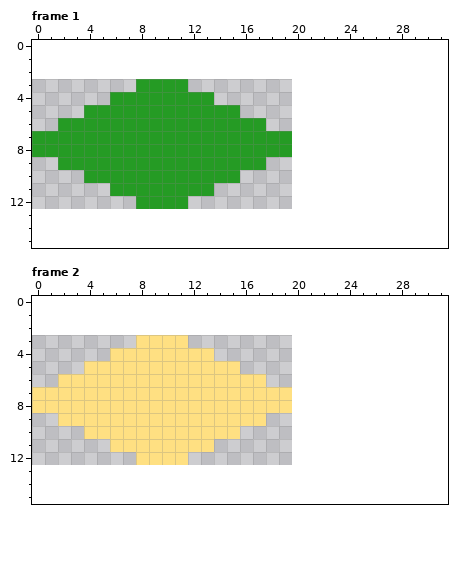
Edited in one commit: pixel-art file (res/img/tile1.aseprite). Above, as it was before the edit.
20x10 pixels, 2 frames. Shown: frame 1, frame 2. The old version is drawn lined up with the new one, on the new canvas.
After:
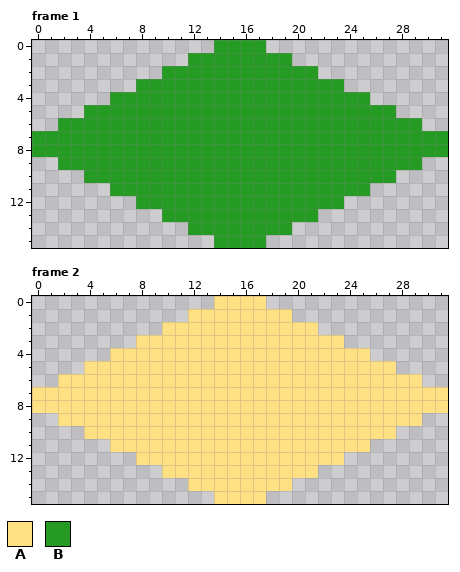
Palette (. is transparent): A #ffe082  B #259b24
Changes in this commit:
canvas 20x10 -> 32x16, the old top-left corner now at 0,3
Changed rows in their new state; - is an unchanged pixel.
Frame 1:
first column x 10:
 0 ----BBBB--------------
 1 --BBBBBBBB------------
 2 BBBBBBBBBBBB----------
 3 --BBBBBBBBBBBB--------
 4 ----BBBBBBBBBBBB------
 5 ------BBBBBBBBBBBB----
 6 --------BBBBBBBBBBBB--
 7 ----------BBBBBBBBBBBB
 8 ----------BBBBBBBBBBBB
 9 --------BBBBBBBBBBBB--
10 ------BBBBBBBBBBBB----
11 ----BBBBBBBBBBBB------
12 --BBBBBBBBBBBB--------
13 BBBBBBBBBBBB----------
14 --BBBBBBBB------------
15 ----BBBB--------------
Frame 2:
first column x 10:
 0 ----AAAA--------------
 1 --AAAAAAAA------------
 2 AAAAAAAAAAAA----------
 3 --AAAAAAAAAAAA--------
 4 ----AAAAAAAAAAAA------
 5 ------AAAAAAAAAAAA----
 6 --------AAAAAAAAAAAA--
 7 ----------AAAAAAAAAAAA
 8 ----------AAAAAAAAAAAA
 9 --------AAAAAAAAAAAA--
10 ------AAAAAAAAAAAA----
11 ----AAAAAAAAAAAA------
12 --AAAAAAAAAAAA--------
13 AAAAAAAAAAAA----------
14 --AAAAAAAA------------
15 ----AAAA--------------
Boxes around the changes in both pictures, in picture pixels (x1, y1, x2, y2):
added: (162, 40, 448, 248)
added: (162, 296, 448, 504)
